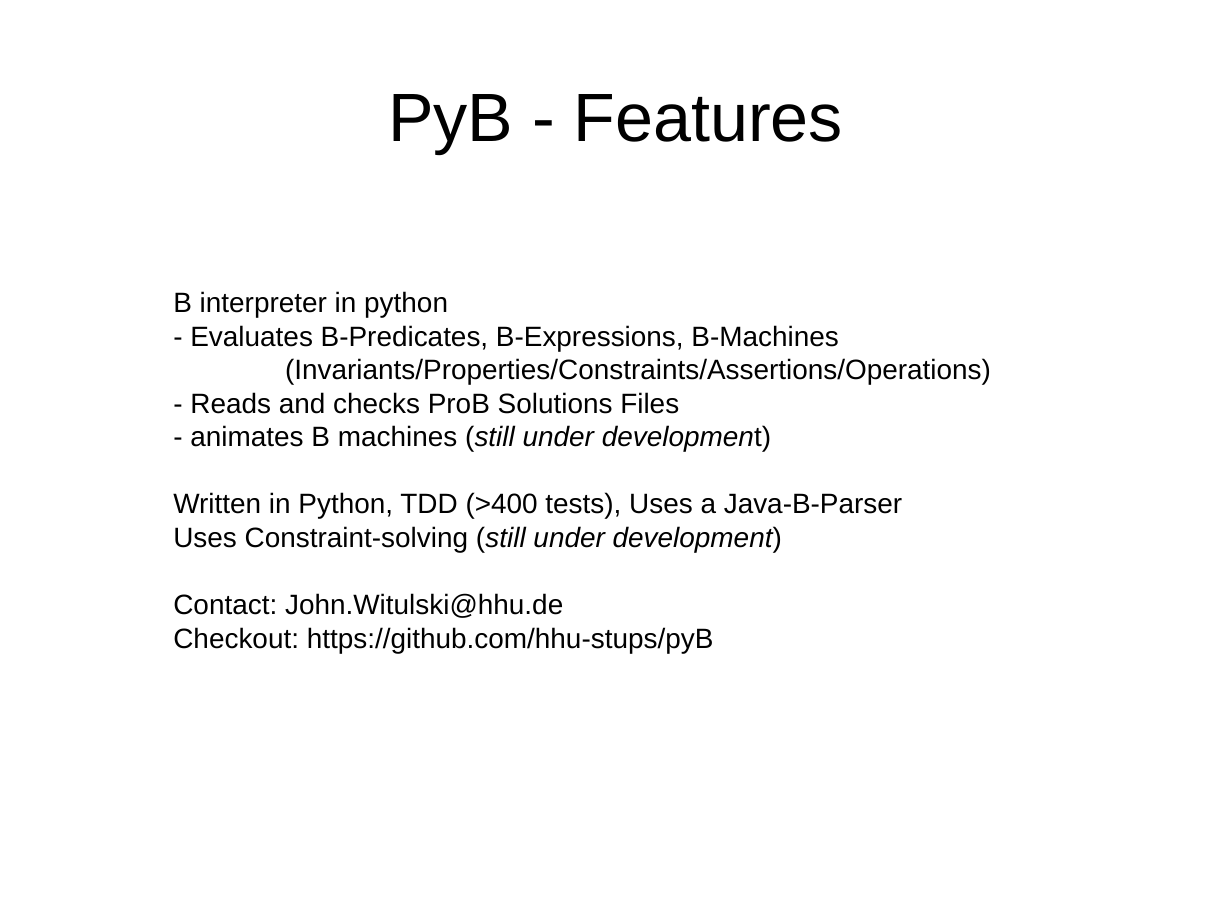
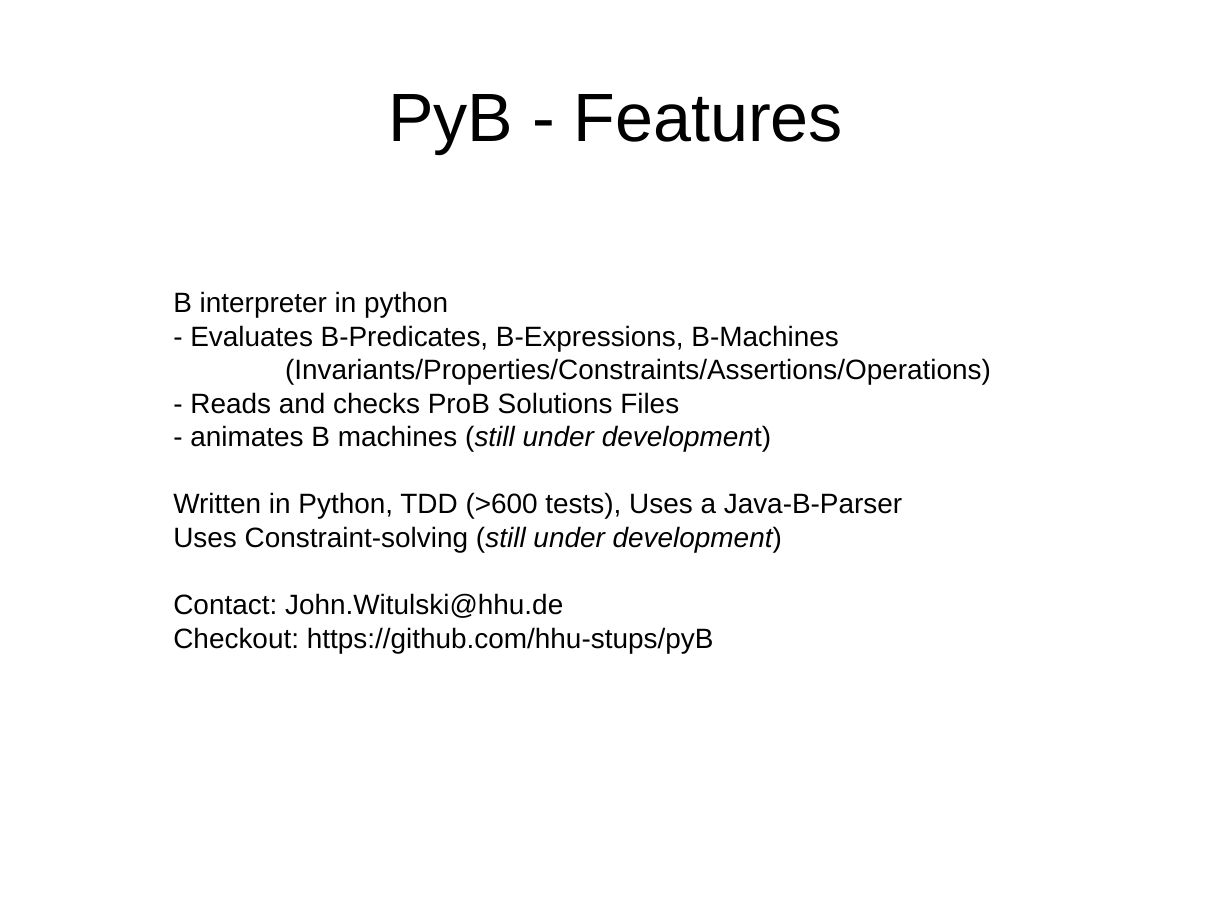
Before and after one commit to hhu-stups/pyB, a slide deck: slide 1 of paper/PyB_presentation/PyB102012.odp. Drawn at 1232x924 pixels with LibreOffice and Linux fonts; fonts in the diff are those of the drawing. Boxes give left, top, right and bottom in pixels: in the first picture for what was removed or moved away, otherwise in the second. Text is boxed around its words. In the diff, an @@ line names an element or a change of style, - is before the commit and + after.

```diff
--- a/paper/PyB_presentation/PyB102012.odp
+++ b/paper/PyB_presentation/PyB102012.odp
@@ subtitle at (x1=173, y1=492, x2=902, y2=519): text changed @@
-Written in Python, TDD (>400 tests), Uses a Java-B-Parser
+Written in Python, TDD (>600 tests), Uses a Java-B-Parser
```
Also in this commit, not shown: 2 other slides changed, 11 other files.
